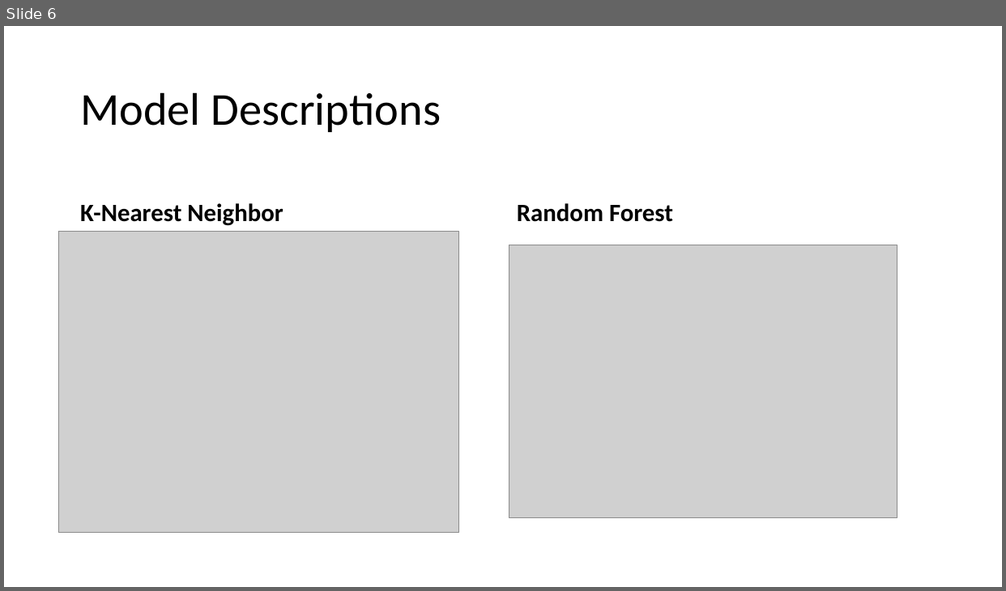
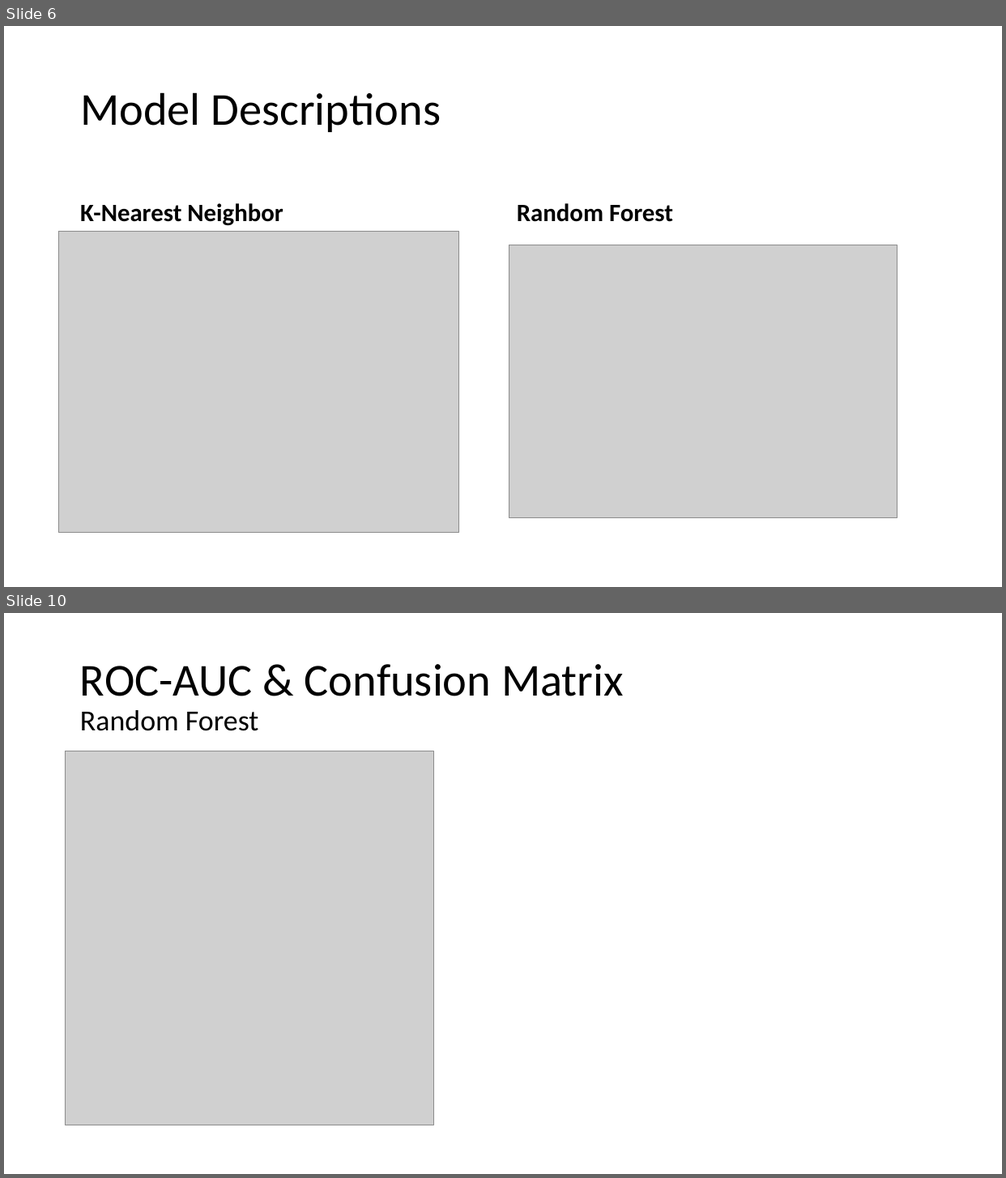
Before and after one commit to randm4940/CS-7830-Fall-2019-Project, a slide deck: documents/presentation.pptx. Shown one above the other, each under a label of ours: slide 6 before the commit, slides 6 and 10 after it; the slides between them are not shown. The pictures are 1006x591 and 1006x1178 pixels, drawn with LibreOffice and Linux fonts; fonts in the diff are those of the drawing; grey boxes stand for pictures. Boxes give left, top, right and bottom in pixels: in the first picture for what was removed or moved away, otherwise in the second. Text is boxed around its words. In the diff, an @@ line names an element or a change of style, - is before the commit and + after.

Commit message:
Updated PowerPoint
Added AUC-ROC and confusion matrices.

```diff
--- a/documents/presentation.pptx
+++ b/documents/presentation.pptx
@@ slide 10 added at <box>4,613,1002,1174</box>, background #FFFFFF @@
@@ title added at <box>80,664,624,731</box>, 44 pt, text #000000 @@
+ROC-AUC & Confusion Matrix
+Random Forest
@@ picture added at <box>66,752,434,1125</box> @@
```
Also in this commit, not shown: 1 slide changed, 3 other slides added, 1 slide removed.
